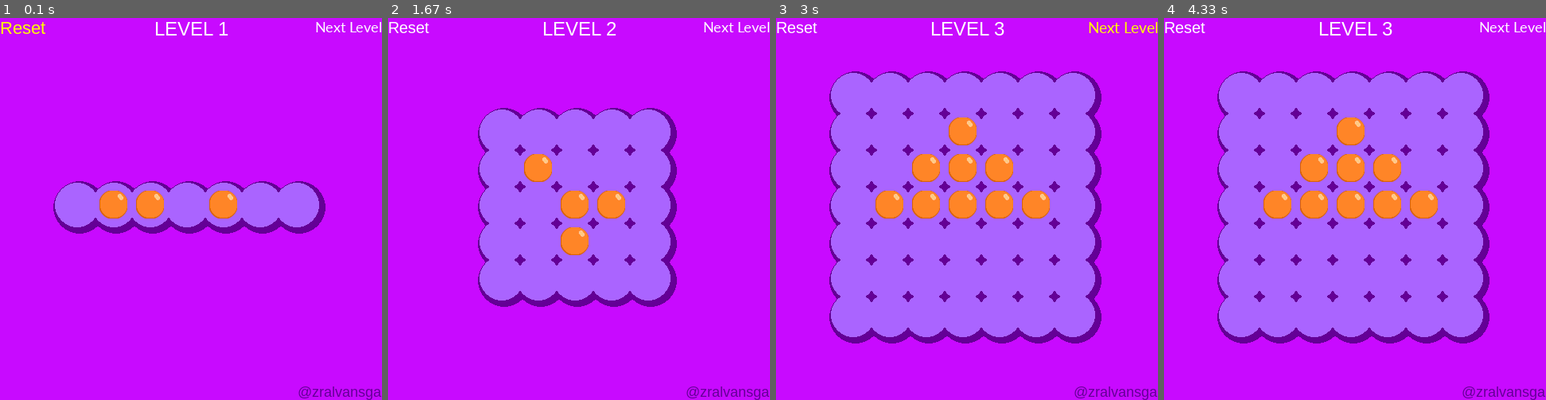
Above: before the commit, frames 1-4 (left to right).
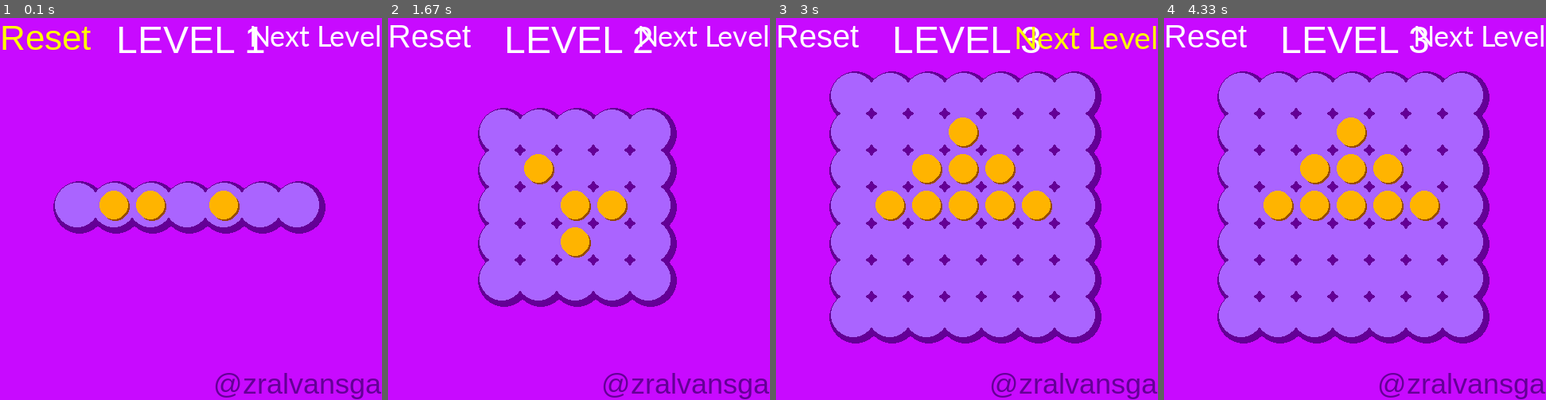
Above: after the commit, the same moments.

Repository: alvansga/my-py-game
Game: pygame game, started from Marbles/main.py
Two runs of this game, one before a commit and one after it. Both use one fixed random seed, a clock stepped at 60 frames per second and the inputs below.
Inputs (mouse positions are in pixels of both pictures, inside the frame that each line leads up to):
- Up to frame 1 (0.1 s): no input
- Up to frame 2 (1.67 s): click "Next Level" at 0.38 s; press the mouse at (502, 205) at 0.7 s; move the mouse to (556, 247) at 0.8 s; release the mouse at (609, 289) at 0.93 s
- Up to frame 3 (3 s): click (921, 155) at 2.05 s; press the mouse at (921, 155) at 2.37 s; move the mouse to (932, 140) at 2.47 s; release the mouse at (944, 124) at 2.6 s; click "Next Level" at 2.72 s
- Up to frame 4 (4.33 s): press the mouse at (1278, 94) at 3.03 s; move the mouse to (1374, 197) at 3.13 s; release the mouse at (1473, 300) at 3.27 s

The runs differ from the first frame. In frame 1, 5.0% of the frame differs, in the area x 0-100%, y 1-100%; in frame 2, 5.4%; in frame 3, 8.1%; in frame 4, 8.0%.

Commit message:
test scaling utk resizeable window
Signed-off-by: ezra <ezra.alvansga@polytron.co.id>

Diff:
--- a/Marbles/main.py
+++ b/Marbles/main.py
@@ -12,9 +12,14 @@
 LEBARWINDOW = 480
 TINGGIWINDOW = 480
 
-UKURANMARBLE = 36
+if (LEBARWINDOW == TINGGIWINDOW and LEBARWINDOW == 480):
+    SCALE = 1
+# else if (LEBARWINDOW == TINGGIWINDOW and LEBARWINDOW > 480):
+#     SCALE = int(LEBARWINDOW)
+
+UKURANMARBLE = int(36*SCALE)
 JARI2MARBLE = int (UKURANMARBLE* 0.5)
-UKURANCELAH = 10
+UKURANCELAH = int(10*SCALE)
 
 LEBARPAPAN = 7
 TINGGIPAPAN = 7
@@ -71,10 +76,10 @@
 RING = 'ring'
 
 def main():
-    global FPSCLOCK, DISPLAYSURF
+    global FPSCLOCK, DISPLAYSURF, LEBARWINDOW,TINGGIWINDOW, UKURANCELAH,UKURANMARBLE,JARI2MARBLE, XMARGIN, YMARGIN, SCALE
     pygame.init()
     FPSCLOCK = pygame.time.Clock()
-    DISPLAYSURF = pygame.display.set_mode((LEBARWINDOW,TINGGIWINDOW))
+    DISPLAYSURF = pygame.display.set_mode((LEBARWINDOW,TINGGIWINDOW),RESIZABLE)
     pygame.display.set_caption('Marbles')
 
     xmouse = 0
@@ -122,6 +127,30 @@
 
             elif event.type == MOUSEMOTION:
                 xmouse, ymouse = event.pos
+
+            elif event.type == VIDEORESIZE:
+                screen = pygame.display.set_mode(
+                    event.dict['size'], HWSURFACE | DOUBLEBUF | RESIZABLE)
+                pic = pygame.image.load("resource/marbles.png")
+                screen.blit(pygame.transform.scale(pic, event.dict['size']), (0, 0))
+                (LEBARWINDOW, TINGGIWINDOW) = event.dict['size']
+
+                if (LEBARWINDOW == TINGGIWINDOW and LEBARWINDOW == 480):
+                    SCALE = 1
+                elif (LEBARWINDOW > TINGGIWINDOW and LEBARWINDOW != 480 and TINGGIWINDOW != 480):
+                    SCALE = float(TINGGIWINDOW/480)
+                else:
+                    SCALE = float(LEBARWINDOW/480)
+                print("SCALE:",SCALE,"LEBARWINDOW:",LEBARWINDOW,"TINGGIWINDOW:",TINGGIWINDOW)
+
+                UKURANMARBLE = int(36*SCALE)
+                JARI2MARBLE = int (UKURANMARBLE* 0.5)
+                UKURANCELAH = int(10*SCALE)
+
+                                #ukuran margin
+                XMARGIN = int((LEBARWINDOW - (LEBARPAPAN * (UKURANMARBLE + UKURANCELAH))) / 2)
+                YMARGIN = int((TINGGIWINDOW - (TINGGIPAPAN * (UKURANMARBLE + UKURANCELAH))) / 2)
+                pygame.display.flip()
 
         tampillevel(level)
         tampilauthor()
@@ -167,34 +196,39 @@
         FPSCLOCK.tick(FPS)
 
 def lefttopkoordinatbox(boxx,boxy):
+    global UKURANCELAH,UKURANMARBLE,JARI2MARBLE, XMARGIN, YMARGIN
     left = boxx * (UKURANMARBLE + UKURANCELAH) + XMARGIN
     top = boxy * (UKURANMARBLE + UKURANCELAH) + YMARGIN
     return (left,top)
 
 def gambarWadah2(boxx,boxy):
+    global UKURANCELAH,UKURANMARBLE,JARI2MARBLE
     left,top = lefttopkoordinatbox(boxx,boxy)
     pygame.draw.circle(DISPLAYSURF,BOARDCOLOR2,(left+JARI2MARBLE+3,top+JARI2MARBLE+3),JARI2MARBLE+15)
 
 def gambarWadah(boxx,boxy):
+    global UKURANCELAH,UKURANMARBLE,JARI2MARBLE
     left,top = lefttopkoordinatbox(boxx,boxy)
     pygame.draw.circle(DISPLAYSURF,BOARDCOLOR,(left+JARI2MARBLE,top+JARI2MARBLE),JARI2MARBLE+10)
 
 def gambarObjek(bentuk,boxx,boxy):
+    global UKURANCELAH,UKURANMARBLE,JARI2MARBLE
     left,top = lefttopkoordinatbox(boxx,boxy)
     if bentuk == MARBLE:
-        marble = pygame.image.load("resource/marbles.png")
-        DISPLAYSURF.blit(marble,(left,top))
-        # pygame.draw.circle(DISPLAYSURF,MARBLECOLOR2,(left+JARI2MARBLE+2,top+JARI2MARBLE+2),JARI2MARBLE)
-        # pygame.draw.circle(DISPLAYSURF,MARBLECOLOR,(left+JARI2MARBLE,top+JARI2MARBLE),JARI2MARBLE)
+        # marble = pygame.image.load("resource/marbles.png")
+        # DISPLAYSURF.blit(marble,(left,top))
+        pygame.draw.circle(DISPLAYSURF,MARBLECOLOR2,(left+JARI2MARBLE+2,top+JARI2MARBLE+2),JARI2MARBLE)
+        pygame.draw.circle(DISPLAYSURF,MARBLECOLOR,(left+JARI2MARBLE,top+JARI2MARBLE),JARI2MARBLE)
     elif bentuk == RING:
         pygame.draw.circle(DISPLAYSURF,RINGCOLOR,(left+JARI2MARBLE,top+JARI2MARBLE),JARI2MARBLE+3,3)
     elif bentuk == CURMARBLE:
-        marble = pygame.image.load("resource/marbles.png")
-        DISPLAYSURF.blit(marble,(boxx-17,boxy-17))
-        # pygame.draw.circle(DISPLAYSURF,MARBLECOLOR2,(boxx+2,boxy+2),JARI2MARBLE)
-        # pygame.draw.circle(DISPLAYSURF,MARBLECOLOR,(boxx,boxy),JARI2MARBLE)
+        # marble = pygame.image.load("resource/marbles.png")
+        # DISPLAYSURF.blit(marble,(boxx-17,boxy-17))
+        pygame.draw.circle(DISPLAYSURF,MARBLECOLOR2,(boxx+2,boxy+2),JARI2MARBLE)
+        pygame.draw.circle(DISPLAYSURF,MARBLECOLOR,(boxx,boxy),JARI2MARBLE)
 
 def sentuhMarble(x,y):
+    global UKURANCELAH,UKURANMARBLE,JARI2MARBLE
     for boxx in range(LEBARPAPAN):
         for boxy in range(TINGGIPAPAN):
             left, top = lefttopkoordinatbox(boxx,boxy)
@@ -250,6 +284,7 @@
     return jum
 
 def wincelebration(randomcongrats):
+    global LEBARWINDOW,TINGGIWINDOW
     settingFont = pygame.font.Font('freesansbold.ttf',36)
     permukaanteks = settingFont.render(randomcongrats,True,WINTEKSCOLOR)
     teksRectObj = permukaanteks.get_rect()
@@ -369,14 +404,14 @@
     return marbles
 
 def tampilReset(x,y,mouseklik):
-    fontsize = 20
+    fontsize = 40
     settingFont = pygame.font.SysFont('Arial.ttf',fontsize)
     permukaanteks = settingFont.render('Reset',True,WINTEKSCOLOR)
     teksRectObj = permukaanteks.get_rect()
     teksRectObj.topleft = (0,0)
 
     if teksRectObj.collidepoint(x,y):
-        fontsize = 22
+        fontsize = 44
         settingFont = pygame.font.SysFont('Arial.ttf',fontsize)
         permukaanteks = settingFont.render('Reset',True,KUNING)
         teksRectObj = permukaanteks.get_rect()
@@ -389,13 +424,14 @@
     DISPLAYSURF.blit(permukaanteks,teksRectObj)
 
 def tampilNewLevel(x,y,mouseklik):
-    fontsize = 20
+    global LEBARWINDOW,TINGGIWINDOW
+    fontsize = 40
     settingFont = pygame.font.SysFont('Calibri.ttf',fontsize)
     permukaanteks = settingFont.render('Next Level',True,WINTEKSCOLOR)
     teksRectObj = permukaanteks.get_rect()
     teksRectObj.topright = (LEBARWINDOW,0)
     if teksRectObj.collidepoint(x,y):
-        fontsize = 22
+        fontsize = 44
         settingFont = pygame.font.SysFont('Calibri.ttf',fontsize)
         permukaanteks = settingFont.render('Next Level',True,KUNING)
         teksRectObj = permukaanteks.get_rect()
@@ -420,7 +456,8 @@
     return marbles
 
 def tampilauthor():
-    fontsize = 18
+    global LEBARWINDOW,TINGGIWINDOW
+    fontsize = 36
     settingFont = pygame.font.SysFont('Arial.ttf',fontsize)
     permukaanteks = settingFont.render('@zralvansga',True,BIRUTUA)
     teksRectObj = permukaanteks.get_rect()
@@ -429,7 +466,8 @@
     DISPLAYSURF.blit(permukaanteks,teksRectObj)
 
 def tampillevel(level):
-    fontsize = 24
+    global LEBARWINDOW,TINGGIWINDOW
+    fontsize = 48
     settingFont = pygame.font.SysFont('Arial.ttf',fontsize)
     permukaanteks = settingFont.render("LEVEL "+str(level),True,WINTEKSCOLOR)
     teksRectObj = permukaanteks.get_rect()
